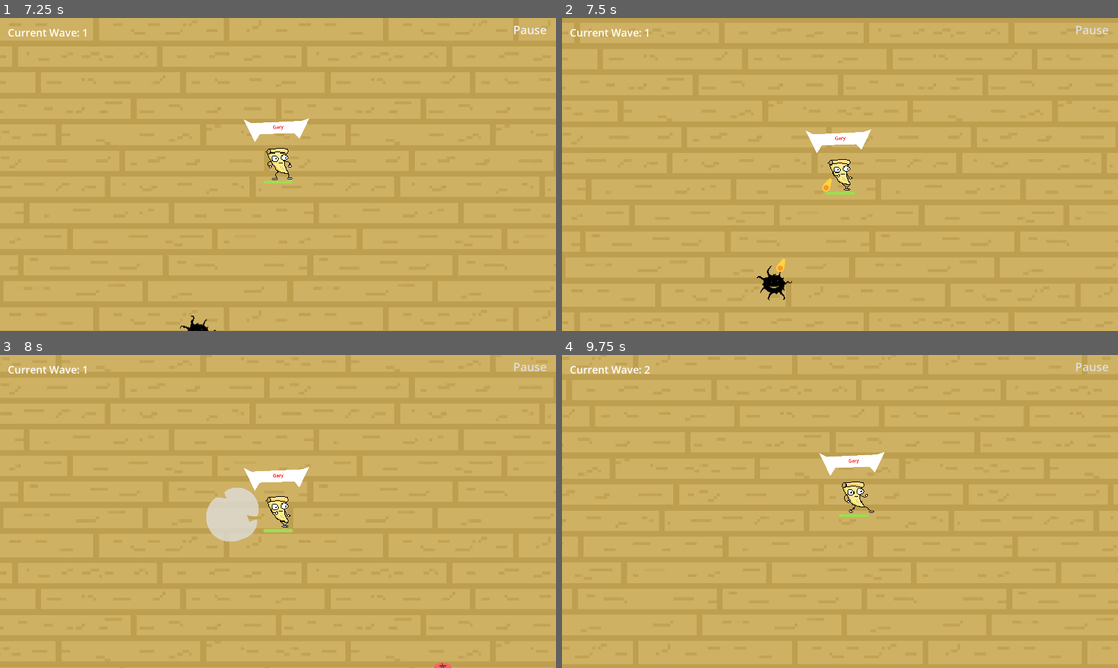
Above: before the commit, frames 1-4 (two rows, left to right).
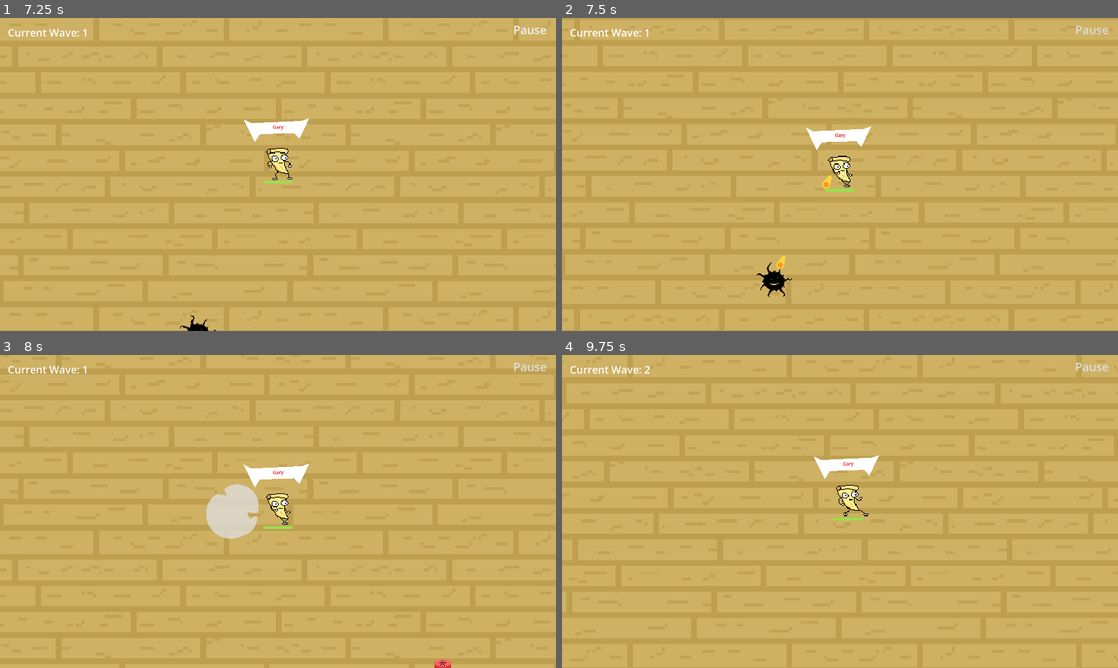
Above: after the commit, the same moments.

Repository: OcksDev/PizzaSurvivors
Game: Godot game, scene res://scenes/menu/splashscreen.tscn
Same seed, same stepped clock (60 frames per second), same inputs: the game is played once before the commit and once after it. Sound files missing from this copy of the repository are replaced by a short silence.
Inputs (mouse positions are in pixels of both pictures, inside the frame that each line leads up to):
- Up to frame 1 (7.25 s): move the mouse to (400, 158) at 0.52 s; hold D (move_right) 0.53-1.28 s; click (400, 158) at 0.6 s; move the mouse to (166, 190) at 1.27 s; hold S (move_down) 1.28-2.03 s; click (166, 190) at 1.35 s; move the mouse to (333, 105) at 2.02 s; hold D (move_right) 2.03-2.78 s; click (333, 105) at 2.1 s; move the mouse to (250, 237) at 2.77 s; hold W (move_up) 2.78-3.53 s; click (250, 237) at 2.85 s; move the mouse to (444, 221) at 3.52 s; hold A (move_left) 3.53-5 s; click (444, 221) at 3.6 s; move the mouse to (111, 127) at 4.27 s; click (111, 127) at 4.35 s; click "Start" at 5 s; click "Pause" at 5.75 s; click "Resume" at 6.5 s
- Up to frame 2 (7.5 s): move the mouse to (867, 174) at 7.27 s; hold S (move_down) from 7.28 s (still down); click (867, 174) at 7.35 s
- Up to frame 3 (8 s): keep holding S (move_down)
- Up to frame 4 (9.75 s): move the mouse to (756, 433) at 8.02 s; release S (move_down) at 8.03 s; hold D (move_right) 8.03-8.78 s; click (756, 433) at 8.1 s; move the mouse to (962, 495) at 8.77 s; hold W (move_up) 8.78-9.53 s; click (962, 495) at 8.85 s; move the mouse to (728, 527) at 9.52 s; hold D (move_right) from 9.53 s (still down); click (728, 527) at 9.6 s

Frame 1 is identical in both runs. In frame 2, 0.8% of the frame differs, in the area x 35-56%, y 34-91%; in frame 3, 0.9%, in the area x 37-82%, y 34-100%; in frame 4, 0.8%.

Commit message:
fixed audio lol

Diff:
--- a/scenes/game/player.tscn
+++ b/scenes/game/player.tscn
@@ -97,8 +97,6 @@
 [node name="Camera2D" type="Camera2D" parent="."]
 process_callback = 0
 position_smoothing_enabled = true
-drag_horizontal_enabled = true
-drag_vertical_enabled = true
 drag_left_margin = 0.02
 drag_top_margin = 0.02
 drag_right_margin = 0.02
--- a/scripts/game/game.gd
+++ b/scripts/game/game.gd
@@ -151,7 +151,6 @@
 	%ItemMenu.set_random_items(player.item_titles, player.item_descs, player.item_imgs, self)
 
 func select_item(item):
-	SfxPlayer.play_and_delete_sound("res://audio/powerup.wav", 0.9, 1.3, 0.0, player.global_position)
 	%ItemMenu.visible = false;
 	player.items[item] += 1;
 	player.update_player_stats()
--- a/scripts/game/item_menu.gd
+++ b/scripts/game/item_menu.gd
@@ -72,6 +72,7 @@
 	pass;
 
 func select_anim(item, pp):
+	SfxPlayer.play_and_delete_sound("res://audio/powerup.wav", 0.9, 1.3, 0.0, gm.player.global_position)
 	var x = 0.5;
 	var tween = create_tween()
 	tween.set_ease(Tween.EASE_IN) # Eases the animation out, slowing down towards the end
Not shown: 1 places in scenes/game/item_selector.tscn that only renumber resources
Not shown: 1 places in scenes/game/player.tscn that only renumber resources
Not shown: 1 places in scenes/menu/main_menu.tscn that only renumber resources
